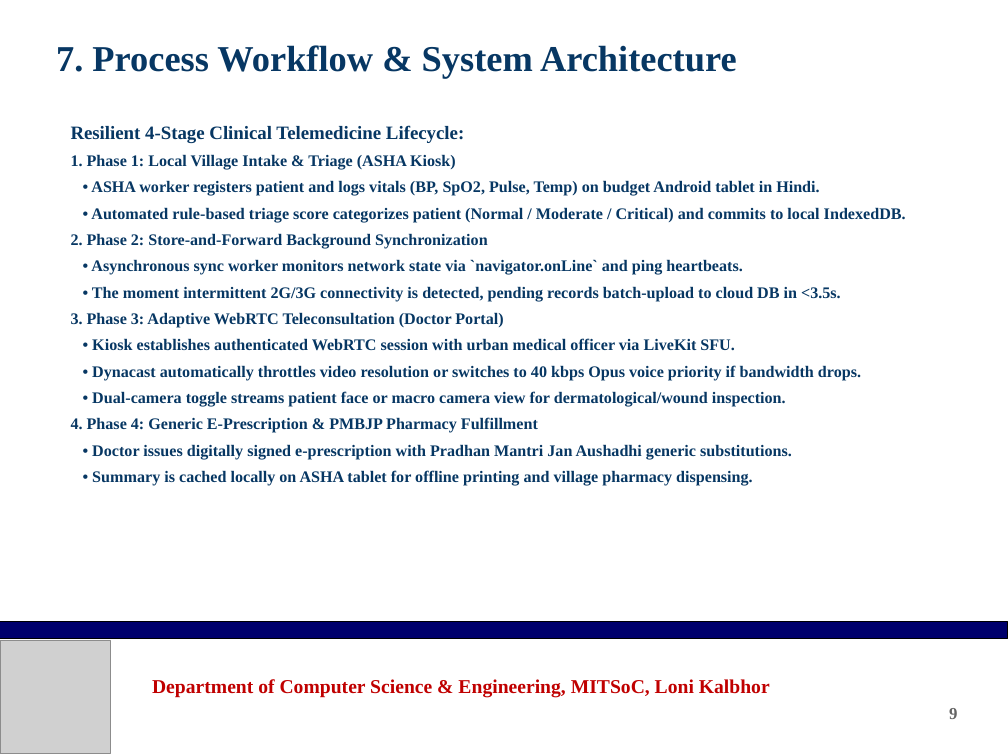
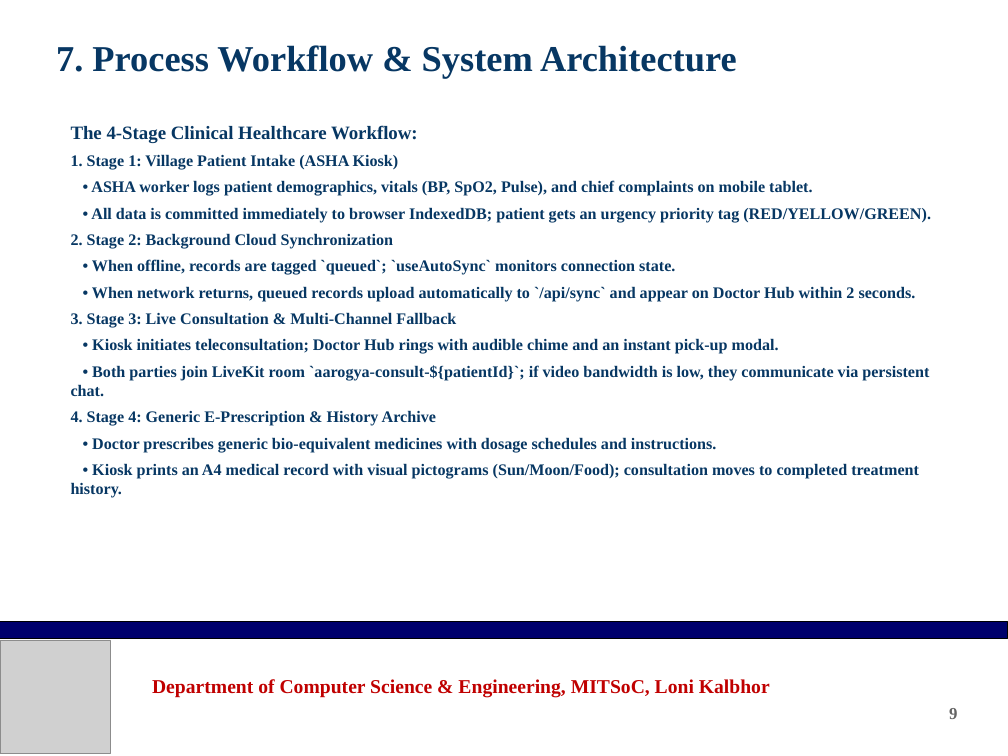
Before and after one commit to prodsumo-sumedh/Null_Pointers, a slide deck: slide 9 of AarogyaSangam_Project_Presentation.pptx. Drawn at 1008x756 pixels with LibreOffice and Linux fonts; fonts in the diff are those of the drawing; grey boxes stand for pictures; background and template pictures are left out. Boxes give left, top, right and bottom in pixels: in the first picture for what was removed or moved away, otherwise in the second. Text is boxed around its words. In the diff, an @@ line names an element or a change of style, - is before the commit and + after.

Commit message:
Update presentation and project report with code-verified scope and realistic problem statement

```diff
--- a/AarogyaSangam_Project_Presentation.pptx
+++ b/AarogyaSangam_Project_Presentation.pptx
@@ text at bbox=[71, 125, 931, 498]: text changed @@
-Resilient 4-Stage Clinical Telemedicine Lifecycle:
-1. Phase 1: Local Village Intake & Triage (ASHA Kiosk)
-• ASHA worker registers patient and logs vitals (BP, SpO2, Pulse, Temp) on budget Android tablet in Hindi.
-• Automated rule-based triage score categorizes patient (Normal / Moderate / Critical) and commits to local IndexedDB.
-2. Phase 2: Store-and-Forward Background Synchronization
-• Asynchronous sync worker monitors network state via `navigator.onLine` and ping heartbeats.
-• The moment intermittent 2G/3G connectivity is detected, pending records batch-upload to cloud DB in <3.5s.
-3. Phase 3: Adaptive WebRTC Teleconsultation (Doctor Portal)
-• Kiosk establishes authenticated WebRTC session with urban medical officer via LiveKit SFU.
-• Dynacast automatically throttles video resolution or switches to 40 kbps Opus voice priority if bandwidth drops.
-• Dual-camera toggle streams patient face or macro camera view for dermatological/wound inspection.
-4. Phase 4: Generic E-Prescription & PMBJP Pharmacy Fulfillment
-• Doctor issues digitally signed e-prescription with Pradhan Mantri Jan Aushadhi generic substitutions.
-• Summary is cached locally on ASHA tablet for offline printing and village pharmacy dispensing.
+The 4-Stage Clinical Healthcare Workflow:
+1. Stage 1: Village Patient Intake (ASHA Kiosk)
+• ASHA worker logs patient demographics, vitals (BP, SpO2, Pulse), and chief complaints on mobile tablet.
+• All data is committed immediately to browser IndexedDB; patient gets an urgency priority tag (RED/YELLOW/GREEN).
+2. Stage 2: Background Cloud Synchronization
+• When offline, records are tagged `queued`; `useAutoSync` monitors connection state.
+• When network returns, queued records upload automatically to `/api/sync` and appear on Doctor Hub within 2 seconds.
+3. Stage 3: Live Consultation & Multi-Channel Fallback
+• Kiosk initiates teleconsultation; Doctor Hub rings with audible chime and an instant pick-up modal.
+• Both parties join LiveKit room `aarogya-consult-${patientId}`; if video bandwidth is low, they communicate via persistent chat.
+4. Stage 4: Generic E-Prescription & History Archive
+• Doctor prescribes generic bio-equivalent medicines with dosage schedules and instructions.
+• Kiosk prints an A4 medical record with visual pictograms (Sun/Moon/Food); consultation moves to completed treatment history.
```
Also in this commit, not shown: 10 other slides changed, 3 other files.
